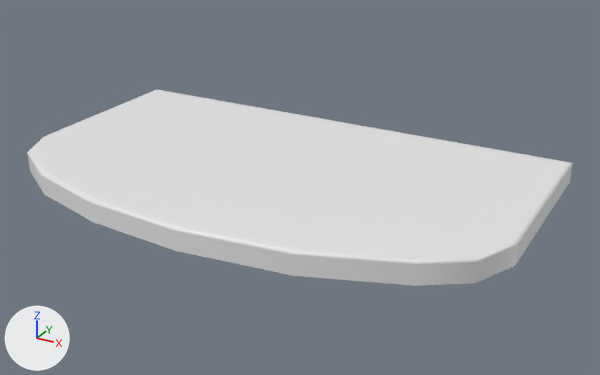
A saved change to the FBX model Assets/_Assets/Environment/Escenario/Escenario.fbx.
Both versions are drawn from a camera (50 mm lens) standing at (1.83, -7.78, 3.2) and looking at (-1.68, -1.39, 0.01). The axes (+X, +Y, +Z) are drawn at lower left. The lights are the same throughout. Where no turn or scale is listed for an object, it has been applied to the vertices.

Script lines for the objects in view, before the commit:
```python
mat_escenario = principled_material('Escenario')
mat_escenario.base_color = (0.8, 0.8, 0.8)  # white #e7e7e7
me_escenario = bpy.data.meshes.new('Escenario')
me_escenario.from_pydata(...)  # 156 vertices, 140 faces; spans x -2.52..2.48, y -1.89..1.11, z -0.12..0.08
me_escenario.materials.append(mat_escenario)  # white #e7e7e7
ob_escenario = bpy.data.objects.new('Escenario', me_escenario)
ob_escenario.location = (-1.935, -1.107, 0.115)
```
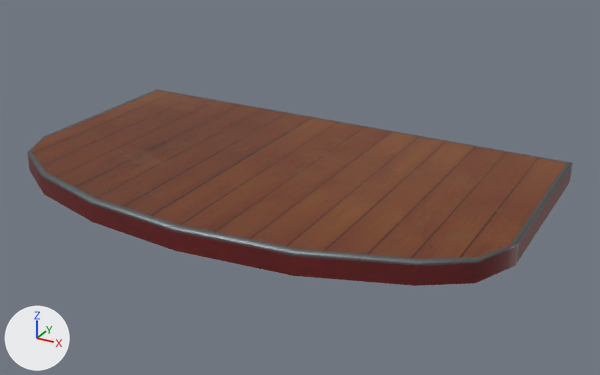
The newer file is also turned or shifted as a whole; pictures and numbers use the older file's frame.

Changed parts and their boxes (x1, y1, x2, y2) in the pictures (600 x 375 px):
'Escenario', surface changed (white to brown): (27, 89, 573, 286) in both

The change, as a list of edits to the scene's bpy script:
```text
Add img_escenario_escenario_albedotransparency_png:
    img_escenario_escenario_albedotransparency_png = load_image('Escenario_Escenario_AlbedoTransparency.png', 'Escenario_Escenario_AlbedoTransparency.png', 2048, 2048, 'sRGB')
Add img_escenario_escenario_metallicsmoothness_png:
    img_escenario_escenario_metallicsmoothness_png = load_image('Escenario_Escenario_MetallicSmoothness.png', 'Escenario_Escenario_MetallicSmoothness.png', 2048, 2048, 'Non-Color')
Add img_escenario_escenario_normal_png:
    img_escenario_escenario_normal_png = load_image('Escenario_Escenario_Normal.png', 'Escenario_Escenario_Normal.png', 2048, 2048, 'Non-Color')
Change mat_escenario:
    add n2 = _N.new('ShaderNodeTexImage'); n2.name = 'Image Texture'
    add n2.image = img_escenario_escenario_albedotransparency_png
    add n3 = _N.new('ShaderNodeTexImage'); n3.name = 'Image Texture.001'
    add n3.image = img_escenario_escenario_metallicsmoothness_png
    add n4 = _N.new('ShaderNodeTexImage'); n4.name = 'Image Texture.002'
    add n4.image = img_escenario_escenario_normal_png
    add n5 = _N.new('ShaderNodeNormalMap'); n5.name = 'Normal Map'
    where n0 = _N.new('ShaderNodeBsdfPrincipled'); n0.name = 'Principled BSDF'
    add _L.new(n2.outputs[0], n0.inputs[0])  # 'Color' to 'Base Color'
    add _L.new(n3.outputs[0], n0.inputs[1])  # 'Color' to 'Metallic'
    add _L.new(n4.outputs[0], n5.inputs[1])  # 'Color' to 'Color'
    add _L.new(n5.outputs[0], n0.inputs[5])  # 'Normal' to 'Normal'
```
